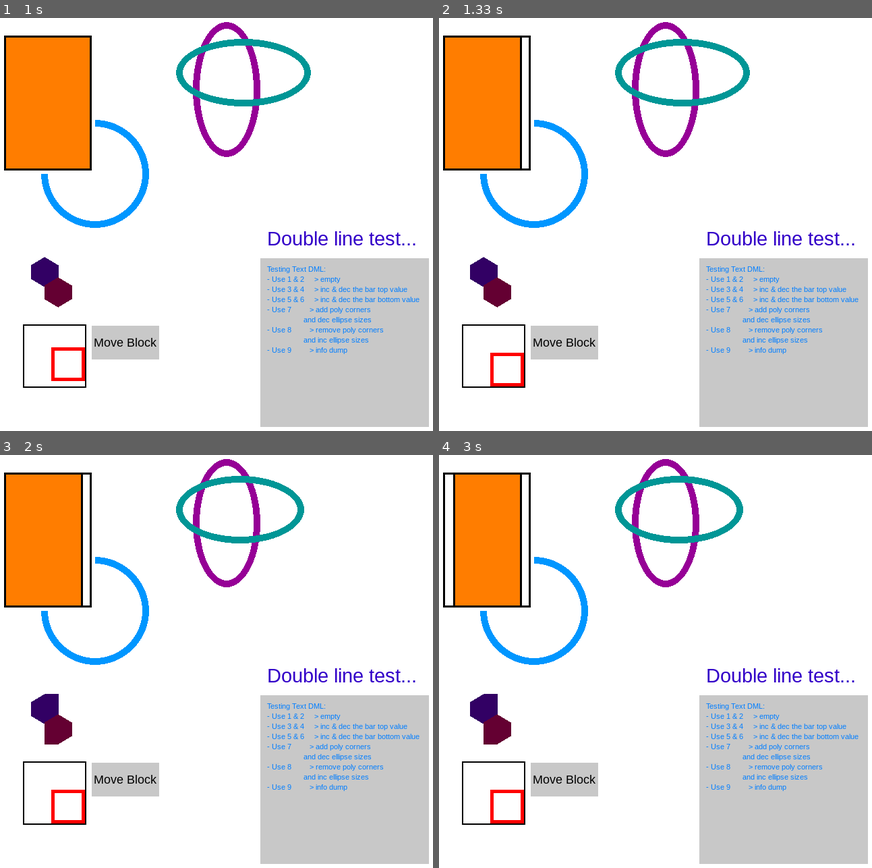
Above: before the commit, frames 1-4 (two rows, left to right).
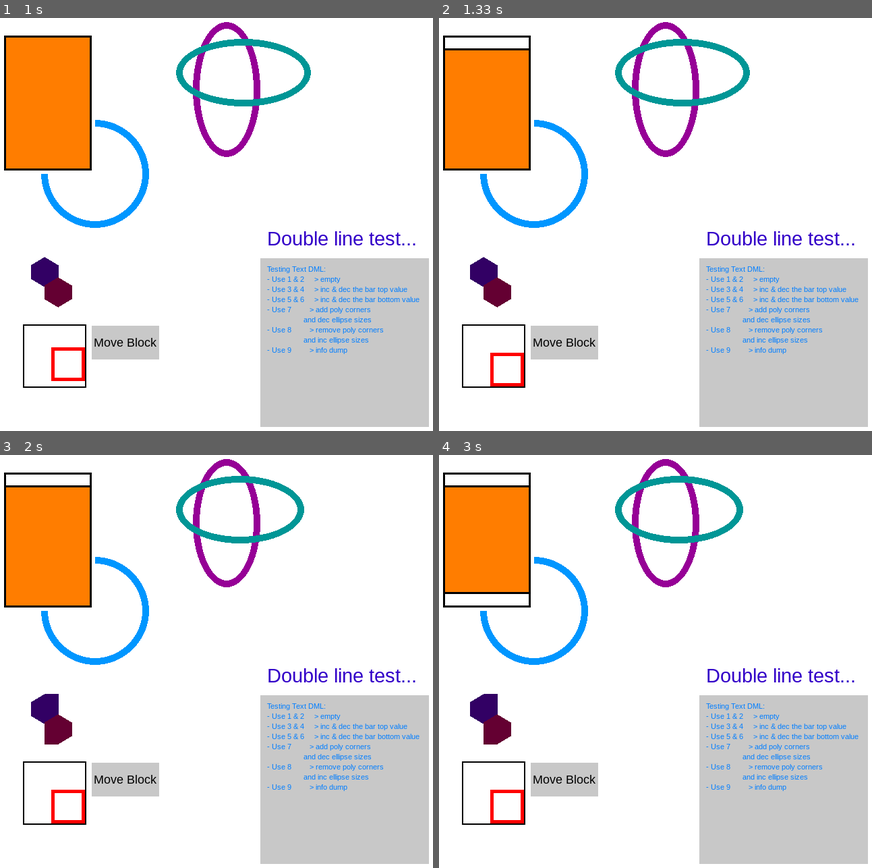
Above: after the commit, the same moments.

Repository: reimerrigtering/PygameUIExtension
Game: pygame game, started from testing.py
Same seed, same stepped clock (60 frames per second), same inputs: the game is played once before the commit and once after it.
Inputs:
- Up to frame 1 (1 s): click "Move Block" at 0.38 s; click "Move Block" at 0.72 s
- Up to frame 2 (1.33 s): tap 4 at 1 s
- Up to frame 3 (2 s): tap 7 at 1.88 s
- Up to frame 4 (3 s): tap 5 at 2.77 s

Frame 1 is identical in both runs. In frame 2, 1.1% of the frame differs, in the area x 1-21%, y 4-37%; in frame 3, 1.1%; in frame 4, 2.1%.

Commit message:
Fixed Bar filling issue

Diff:
--- a/testing.py
+++ b/testing.py
@@ -30,7 +30,7 @@
     dynamic_multi_line=True, margin=20)
 text_surround_rect = Rect(400, 400, 250, 250, color=(200, 200, 200))
 
-bar = Bar(rectangle, bar_color=(255, 125, 0), bar_closed=True, start_fill_side=Placement.LEFT)
+bar = Bar(rectangle, bar_color=(255, 125, 0), bar_closed=True, start_fill_side=Placement.BOTTOM)
 
 moving_block = Rect(50, 500, 50, 50, color=(255, 0, 0), border=20)
 moving_block_sqr = Rect(48, 498, 94, 94, color=(0, 0, 0), border=2)
--- a/ui_classes.py
+++ b/ui_classes.py
@@ -1199,12 +1199,12 @@
     def get_bar_width(self, value: float) -> int:
         bg_width = self.rect.width - 2 * self.bar_border_width
         ratio_filled = value / self.max_value_range[1]
-        return int(bg_width * ratio_filled)
+        return round(bg_width * ratio_filled)
 
     def get_bar_height(self, value: float) -> int:
         bg_height = self.rect.height - 2 * self.bar_border_width
         ratio_filled = value / self.max_value_range[1]
-        return int(bg_height * ratio_filled)
+        return round(bg_height * ratio_filled)
 
     def get_bar_size(self) -> tuple[int, int]:
         if self.start_fill_side == Placement.LEFT:
Not shown, changed: TODOs.txt
